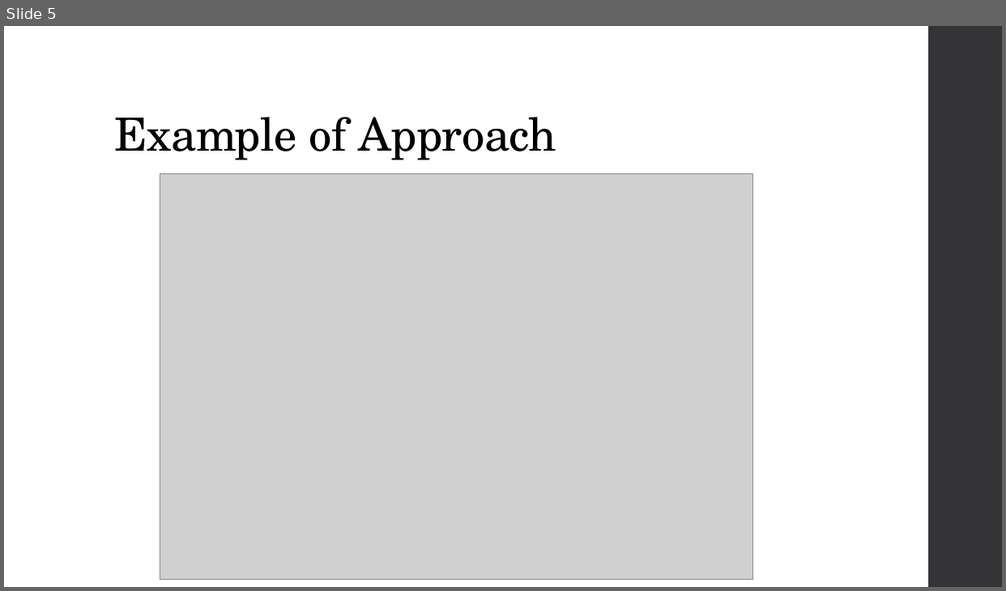
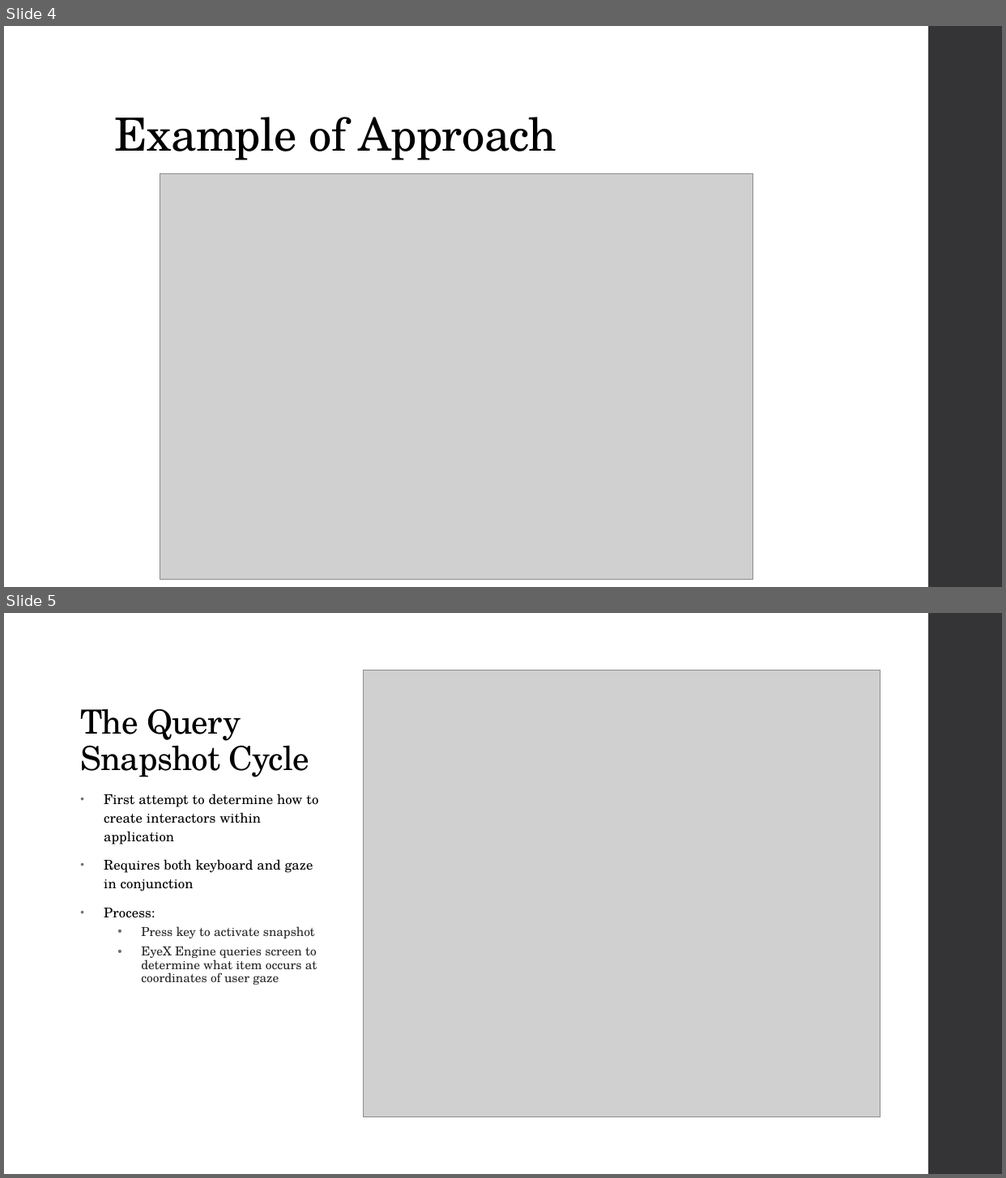
Before and after one commit to diederichk/StepCounter, a slide deck: MidtermPresentation/MidtermPresentation.pptx. Shown one above the other, each under a label of ours: slide 5 before the commit, slides 4 and 5 after it. The pictures are 1006x591 and 1006x1178 pixels, drawn with LibreOffice and Linux fonts; fonts in the diff are those of the drawing; grey boxes stand for pictures. Boxes give left, top, right and bottom in pixels: in the first picture for what was removed or moved away, otherwise in the second. Text is boxed around its words. In the diff, an @@ line names an element or a change of style, - is before the commit and + after.

```diff
--- a/MidtermPresentation/MidtermPresentation.pptx
+++ b/MidtermPresentation/MidtermPresentation.pptx
@@ slide 5 added at box(4, 613, 1002, 1174), background #FFFFFF; not listed: 1 template element that a slide beside it also shows @@
@@ picture added at box(364, 671, 880, 1118) @@
@@ title added at box(80, 709, 309, 777), 32 pt, text #000000 @@
+The Query Snapshot Cycle
@@ text added at box(104, 794, 318, 985), 13 pt, text #000000 @@
+• First attempt to determine how to create interactors within application
+• Requires both keyboard and gaze in conjunction
+• Process:
+  • Press key to activate snapshot
+  • EyeX Engine queries screen to determine what item occurs at coordinates of user gaze
@@ what was slide 5 is now slide 4 @@
```
Also in this commit, not shown: 4 slides changed, 8 other slides added, 2 slides removed.
